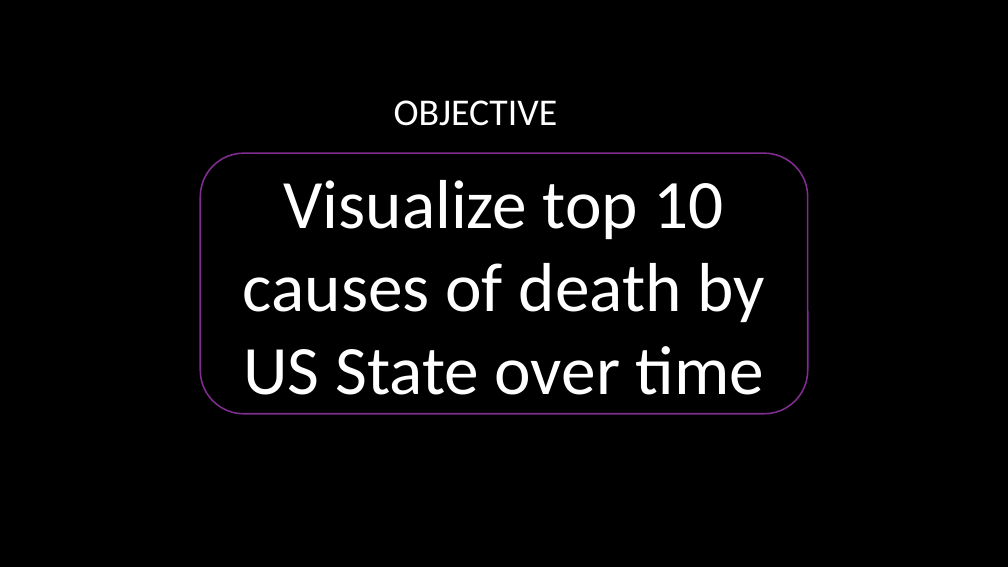
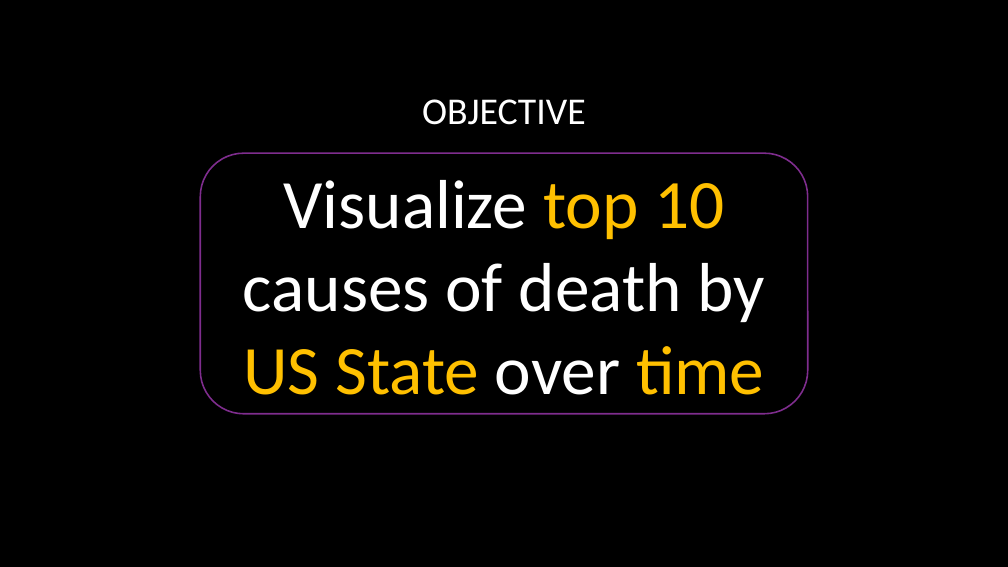
Before and after one commit to shriparna/us-mortality-stats, a slide deck: slide 2 of Presentation/project_03_group_04.pptx. Drawn at 1008x567 pixels with LibreOffice and Linux fonts; fonts in the diff are those of the drawing; background and template pictures are left out. Boxes give left, top, right and bottom in pixels: in the first picture for what was removed or moved away, otherwise in the second. Text is boxed around its words. In the diff, an @@ line names an element or a change of style, - is before the commit and + after.

```diff
--- a/Presentation/project_03_group_04.pptx
+++ b/Presentation/project_03_group_04.pptx
@@ title "OBJECTIVE": place and size @@
-title "OBJECTIVE" at [394,100,558,126]
+title "OBJECTIVE" at [422,99,586,125]
@@ rounded rectangle "Visualize top 10 causes of ..." at [200,154,808,414]: text colour #FFFFFF to #FFC000 in "top 10 US State time" @@
```
Also in this commit, not shown: 4 other slides changed, 1 other file.
